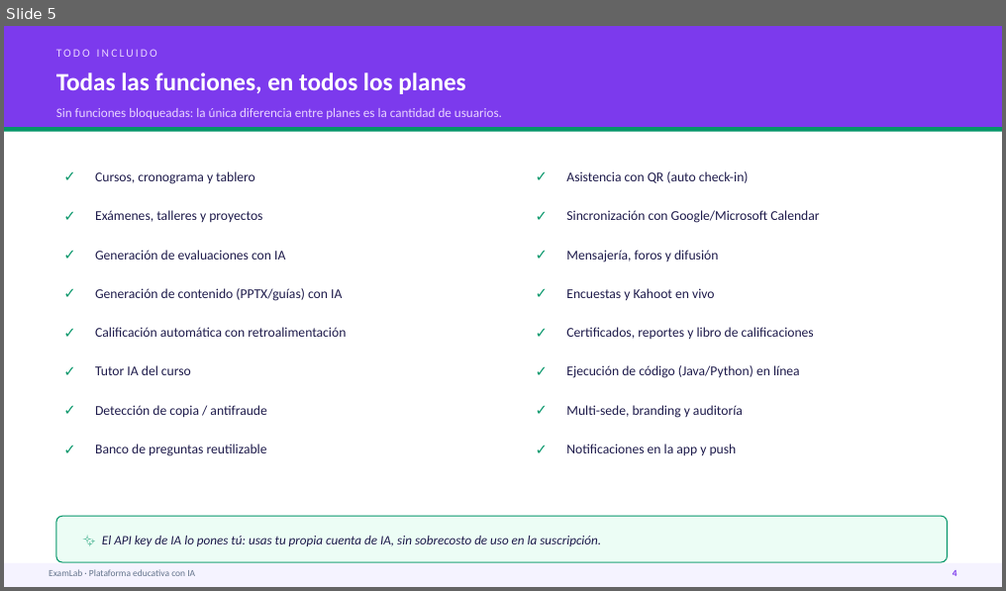
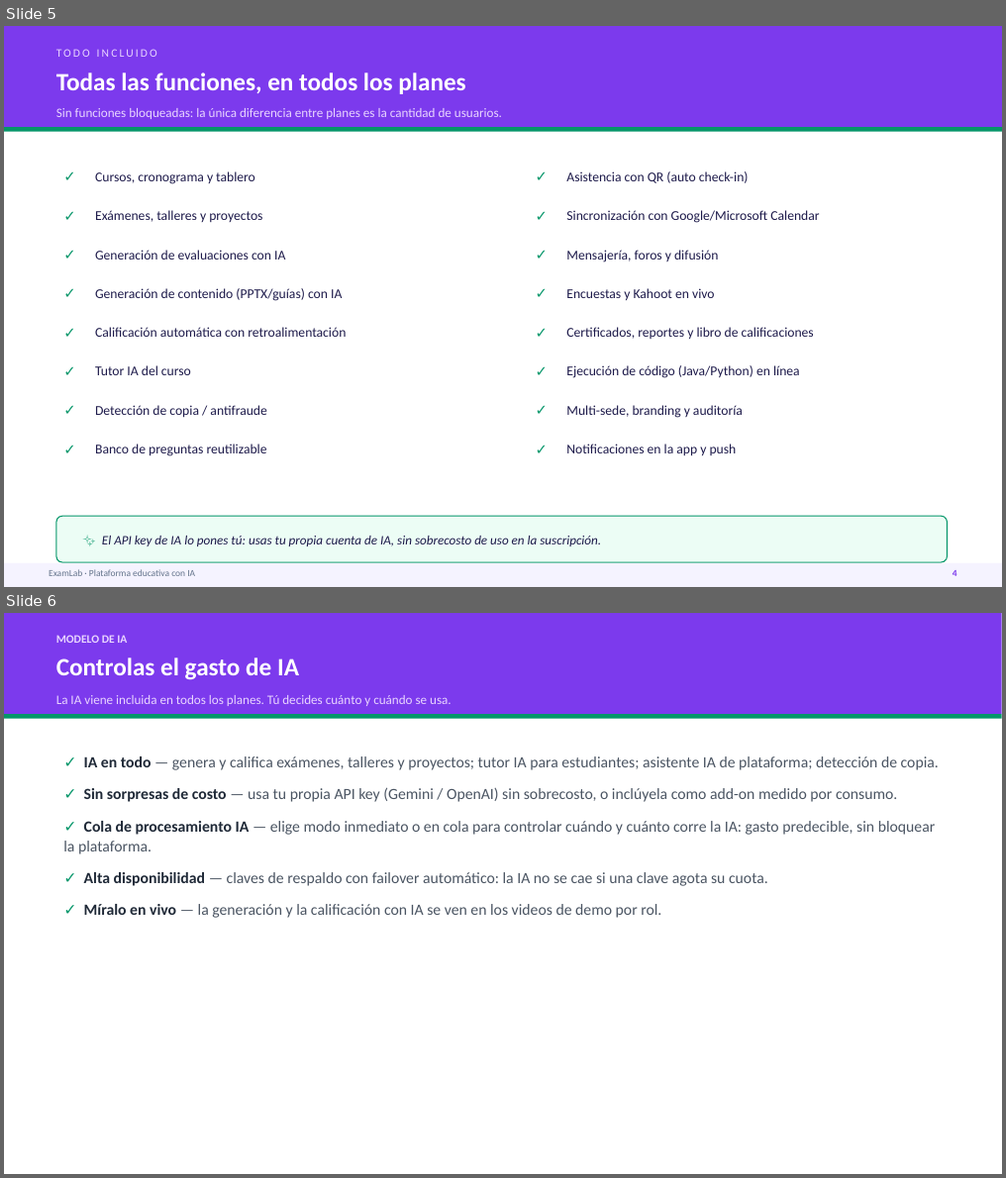
Before and after one commit to AndresDFX/examlab, a slide deck: docs/demos/presentacion/ExamLab-Presentacion-Comercial.pptx. Shown one above the other, each under a label of ours: slide 5 before the commit, slides 5 and 6 after it. The pictures are 1006x591 and 1006x1178 pixels, drawn with LibreOffice and Linux fonts; fonts in the diff are those of the drawing. Boxes give left, top, right and bottom in pixels: in the first picture for what was removed or moved away, otherwise in the second. Text is boxed around its words. In the diff, an @@ line names an element or a change of style, - is before the commit and + after.

```diff
--- a/docs/demos/presentacion/ExamLab-Presentacion-Comercial.pptx
+++ b/docs/demos/presentacion/ExamLab-Presentacion-Comercial.pptx
@@ slide 6 added at <box>4,613,1002,1174</box>, background #FFFFFF @@
@@ rectangle added at <box>4,613,1002,714</box>, fill #7C3AED @@
@@ text added at <box>56,635,127,643</box>, 11 pt, text #E9D5FF, bold @@
+MODELO DE IA
@@ text added at <box>56,658,299,680</box>, 24 pt, text #FFFFFF, bold @@
+Controlas el gasto de IA
@@ text added at <box>56,695,451,706</box>, 12.5 pt, text #E9D5FF @@
+La IA viene incluida en todos los planes. Tú decides cuánto y cuándo se usa.
@@ rectangle added at <box>4,714,1002,719</box>, fill #059669 @@
@@ text added at <box>63,757,939,918</box>, 15 pt, text #4B5563 @@
+✓ IA en todo — genera y califica exámenes, talleres y proyectos; tutor IA para estudiantes; asistente IA de plataforma; detección de copia.
+✓ Sin sorpresas de costo — usa tu propia API key (Gemini / OpenAI) sin sobrecosto, o inclúyela como add-on medido por consumo.
+✓ Cola de procesamiento IA — elige modo inmediato o en cola para controlar cuándo y cuánto corre la IA: gasto predecible, sin bloquear la plataforma.
+✓ Alta disponibilidad — claves de respaldo con failover automático: la IA no se cae si una clave agota su cuota.
+✓ Míralo en vivo — la generación y la calificación con IA se ven en los videos de demo por rol.
```
Also in this commit, not shown: 5 other files.
